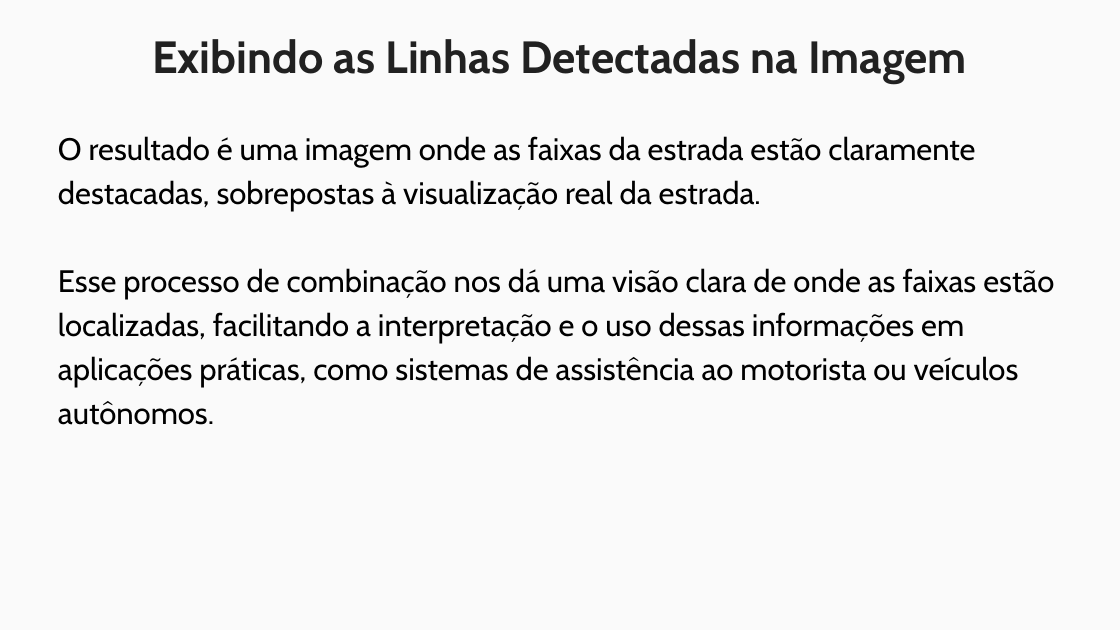
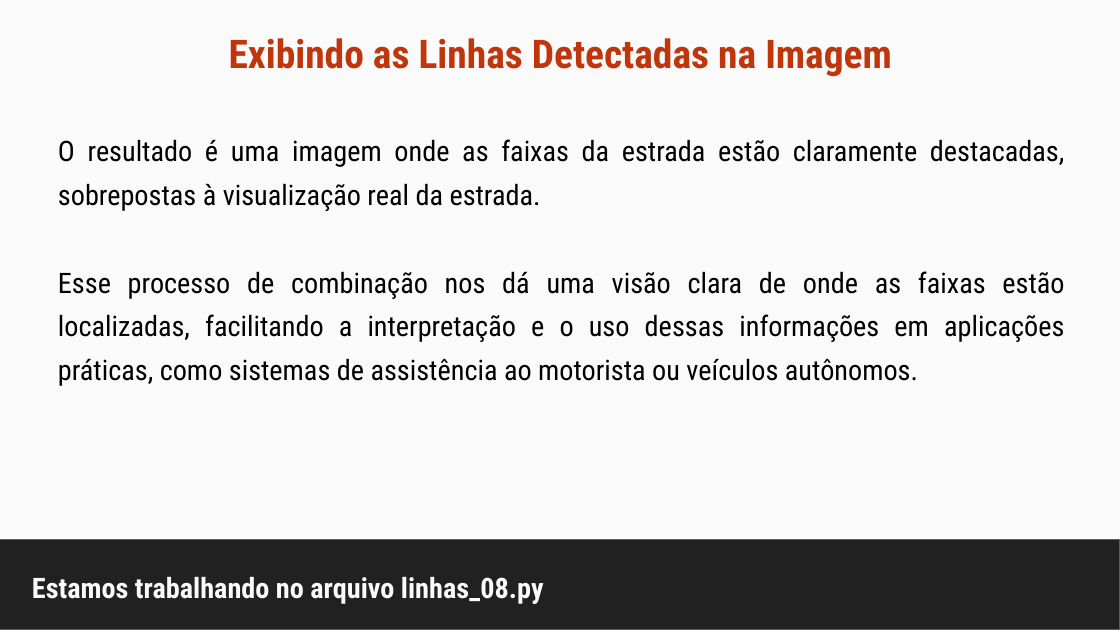
Before and after one commit to maurizioprizzi/finding_lanes, a slide deck: slide 28 of computer_vision_encounter_01.odp. Drawn at 1120x630 pixels with LibreOffice and Linux fonts; fonts in the diff are those of the drawing. Boxes give left, top, right and bottom in pixels: in the first picture for what was removed or moved away, otherwise in the second. Text is boxed around its words. In the diff, an @@ line names an element or a change of style, - is before the commit and + after.

```diff
--- a/computer_vision_encounter_01.odp
+++ b/computer_vision_encounter_01.odp
@@ title "Exibindo as Linhas Detectadas na ..." at box(229, 38, 892, 77): size 32 to 28 pt, font Cabin to Roboto Condensed, text colour #212121 to #BF360C; vertical alignment top to middle @@
@@ text "O resultado é uma imagem ..." at box(58, 139, 1065, 386): size 22 to 20 pt, font Cabin to Roboto Condensed; alignment left to justified @@
@@ rectangle added at box(0, 540, 1120, 630), fill #212121, outline #3465A4 0 pt @@
@@ title added at box(32, 577, 544, 604), 20 pt, text #FAFAFA, bold @@
+Estamos trabalhando no arquivo linhas_08.py
```
Also in this commit, not shown: 7 other slides changed, 2 slides removed, 2 other files.
